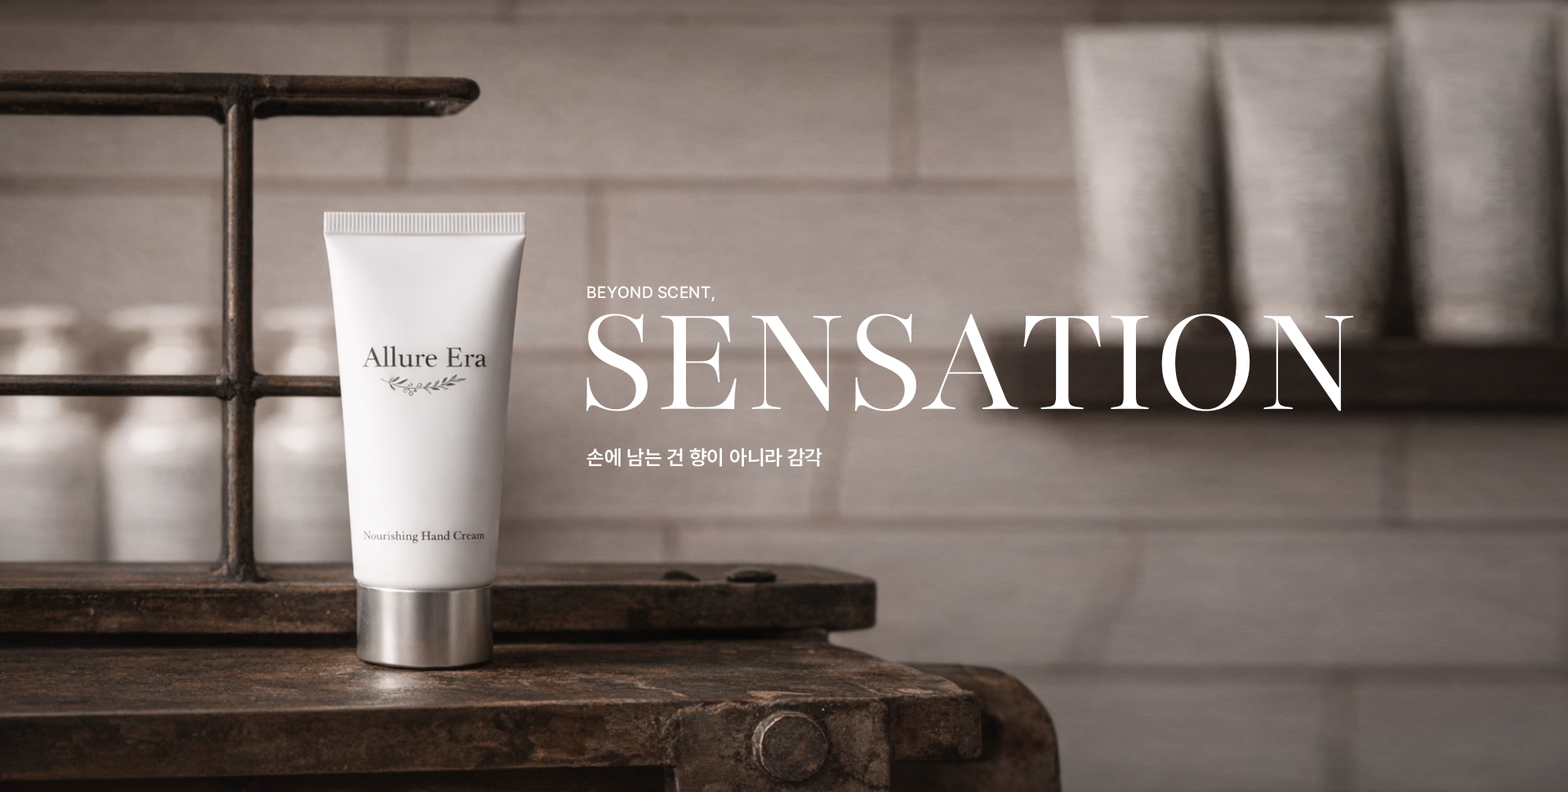
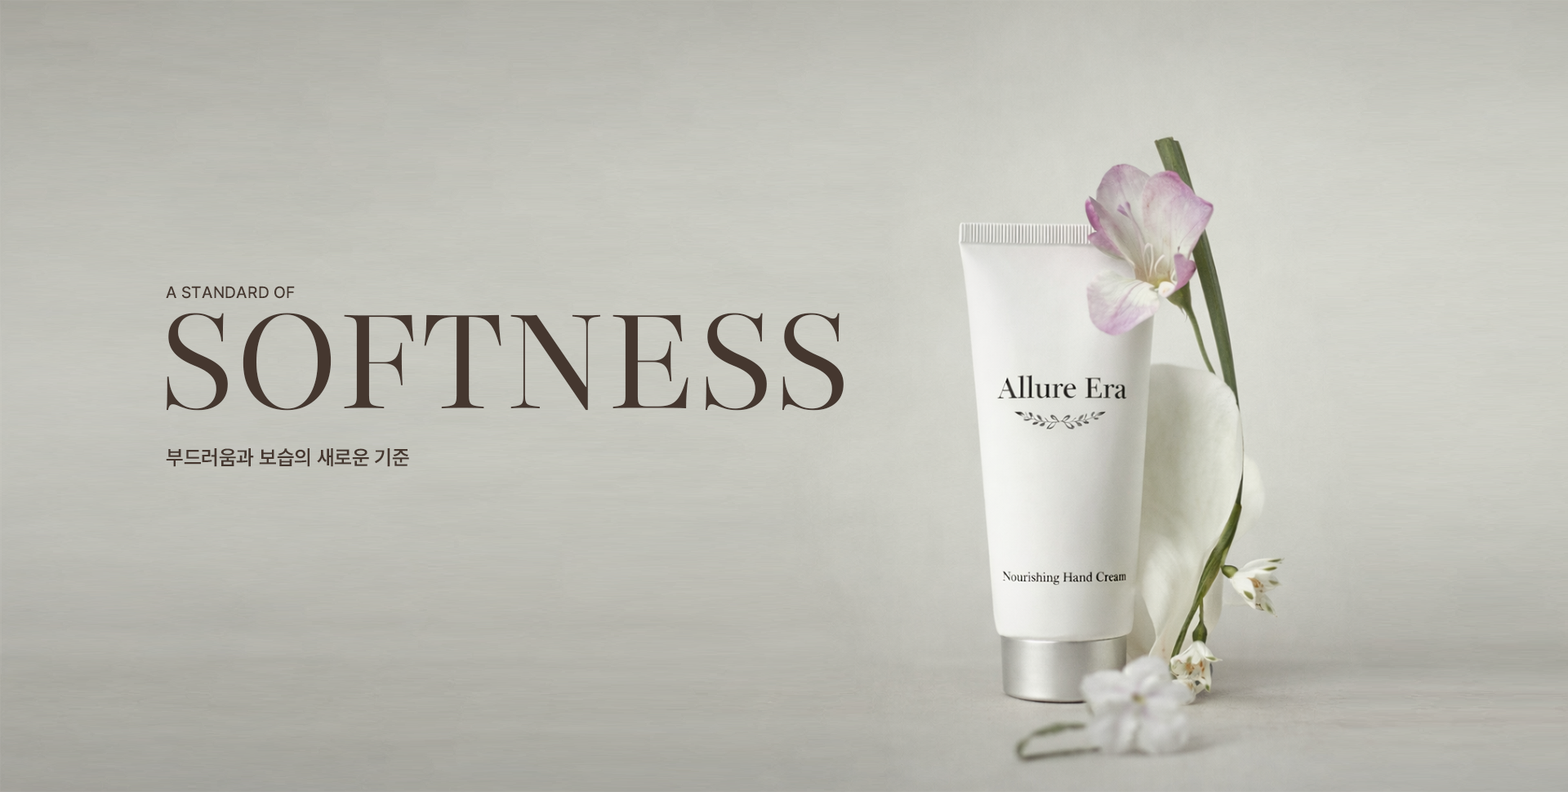
Before/after of a 1568px x 792px layered artwork. What changed in the layer stack:
added layer "Softness" (2nd of 3) above "Softness" over [166, 312, 844, 411]
added layer "A Standard of" above "부드러움과 보습의 새로운 기준" over [165, 285, 295, 299]
renamed "Sensation" to "부드러움과 보습의 새로운 기준", painted on it over [165, 313, 1354, 468]
removed layer "Beyond Scent," over [587, 285, 715, 302]
removed layer "손에 남는 건 향이 아니라 감각" over [586, 448, 823, 468]
renamed "Layer 1 copy" to "f0f26cf7-4615-493f-804f-fb9228f679f8", painted on it over [0, 0, 1568, 792]